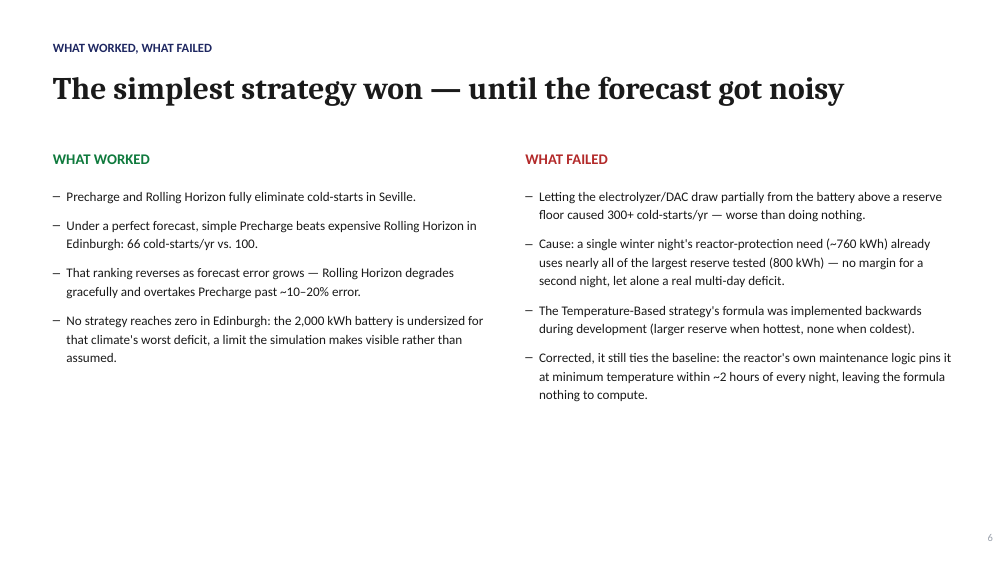
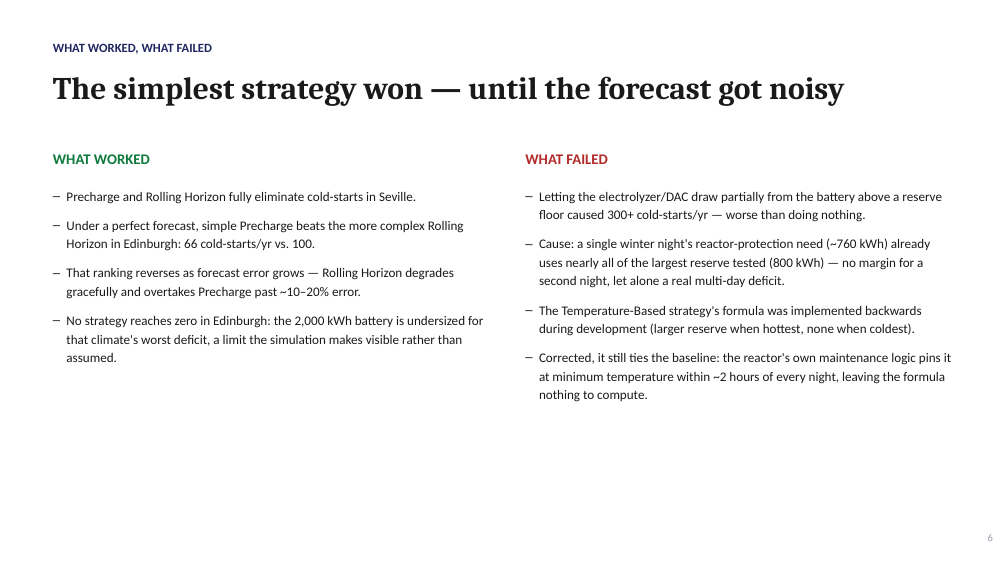
Before and after one commit to GRKG9T/SoTA-Commission-II-Intermittent-Abundance-Csontos-Tamas, a slide deck: slide 6 of SOTA_Commission_II_Slides.pptx. Drawn at 1008x567 pixels with LibreOffice and Linux fonts; fonts in the diff are those of the drawing. Boxes give left, top, right and bottom in pixels: in the first picture for what was removed or moved away, otherwise in the second. Text is boxed around its words. In the diff, an @@ line names an element or a change of style, - is before the commit and + after.

```diff
--- a/SOTA_Commission_II_Slides.pptx
+++ b/SOTA_Commission_II_Slides.pptx
@@ text at [66,221,464,251]: text changed @@
-– Under a perfect forecast, simple Precharge beats expensive Rolling Horizon in Edinburgh: 66 cold-starts/yr vs. 100.
+– Under a perfect forecast, simple Precharge beats the more complex Rolling Horizon in Edinburgh: 66 cold-starts/yr vs. 100.
```
Also in this commit, not shown: 2 other files.
